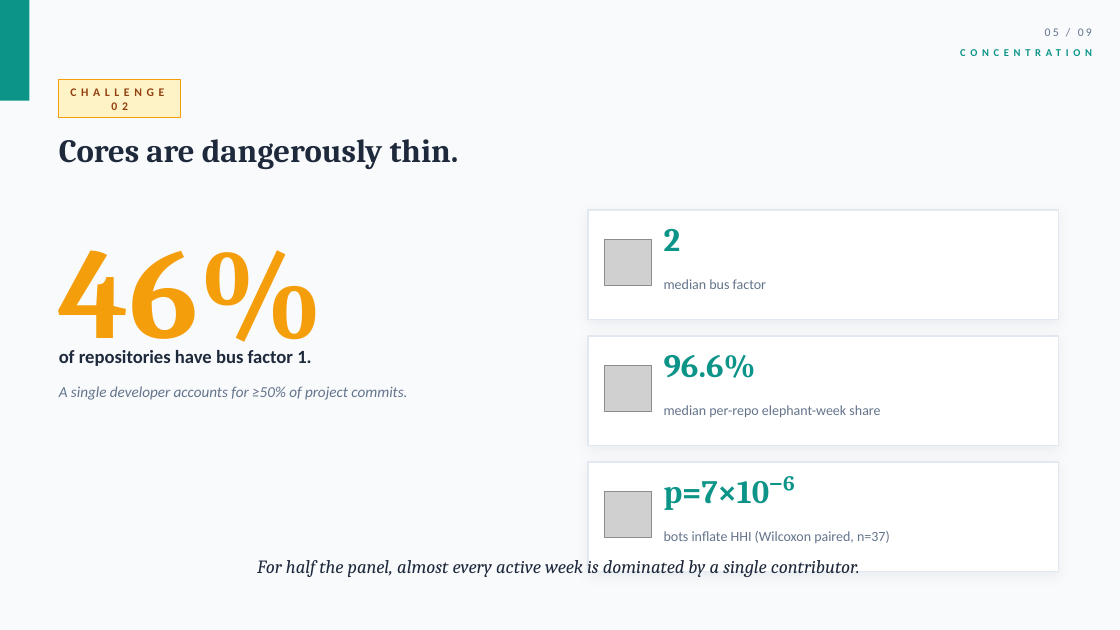
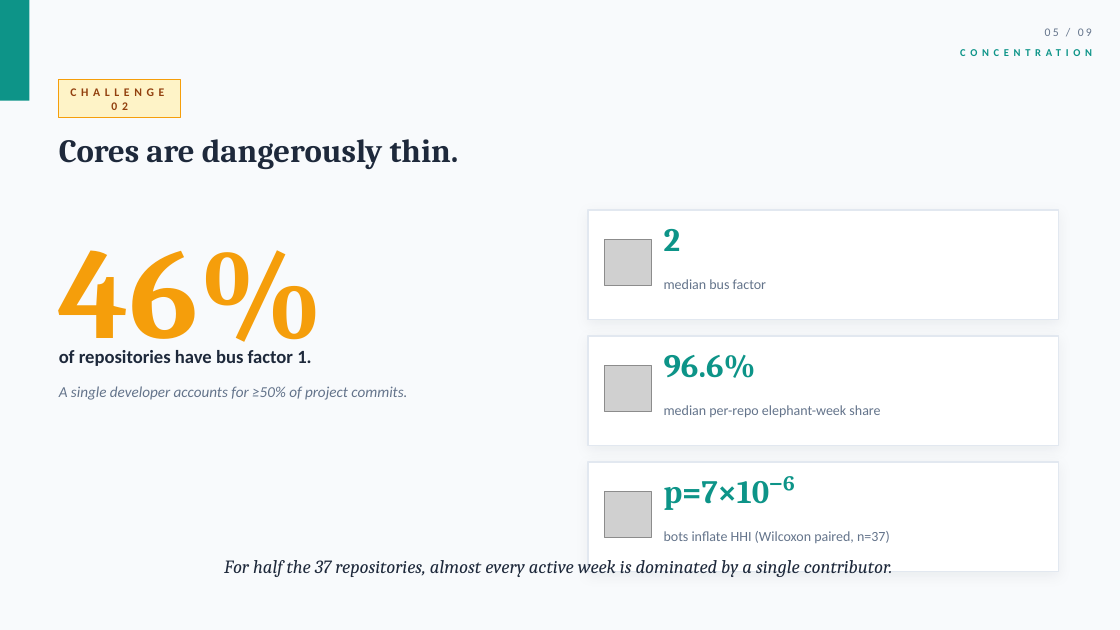
Before and after one commit to Japskua/civic-tech-git-crawler, a slide deck: slide 5 of paper_esem/slides/colleague_briefing.pptx. Drawn at 1120x630 pixels with LibreOffice and Linux fonts; fonts in the diff are those of the drawing; grey boxes stand for pictures. Boxes give left, top, right and bottom in pixels: in the first picture for what was removed or moved away, otherwise in the second. Text is boxed around its words. In the diff, an @@ line names an element or a change of style, - is before the commit and + after.

```diff
--- a/paper_esem/slides/colleague_briefing.pptx
+++ b/paper_esem/slides/colleague_briefing.pptx
@@ text at (x1=224, y1=560, x2=893, y2=577): text changed @@
-For half the panel, almost every active week is dominated by a single contributor.
+For half the 37 repositories, almost every active week is dominated by a single contributor.
```
Also in this commit, not shown: 3 other slides changed, 3 other files.
